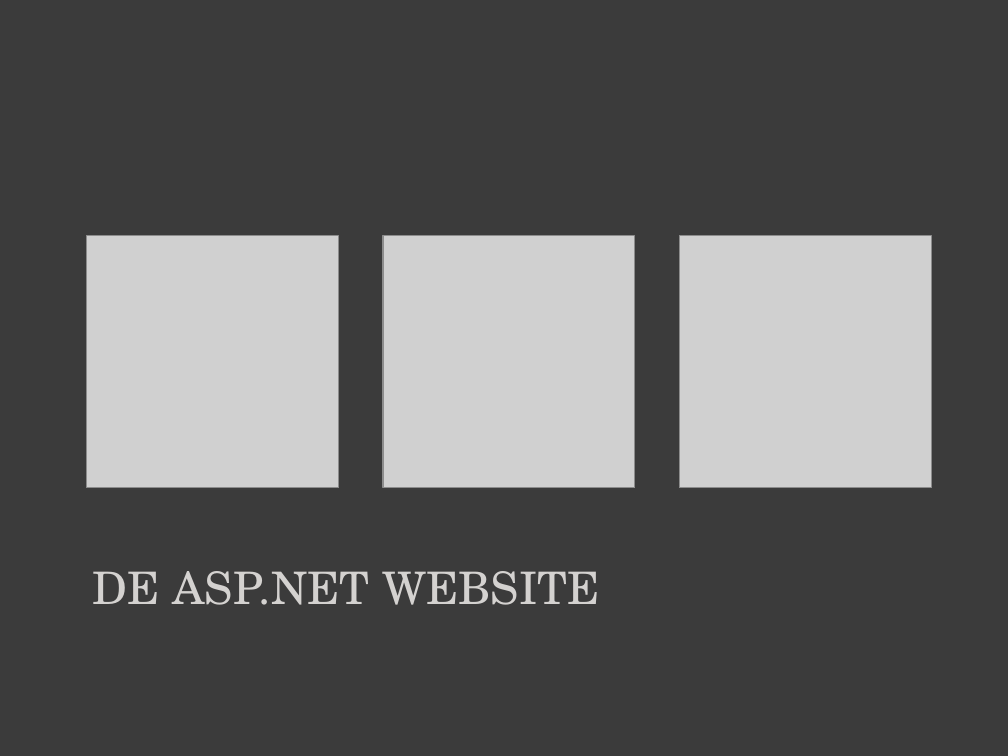
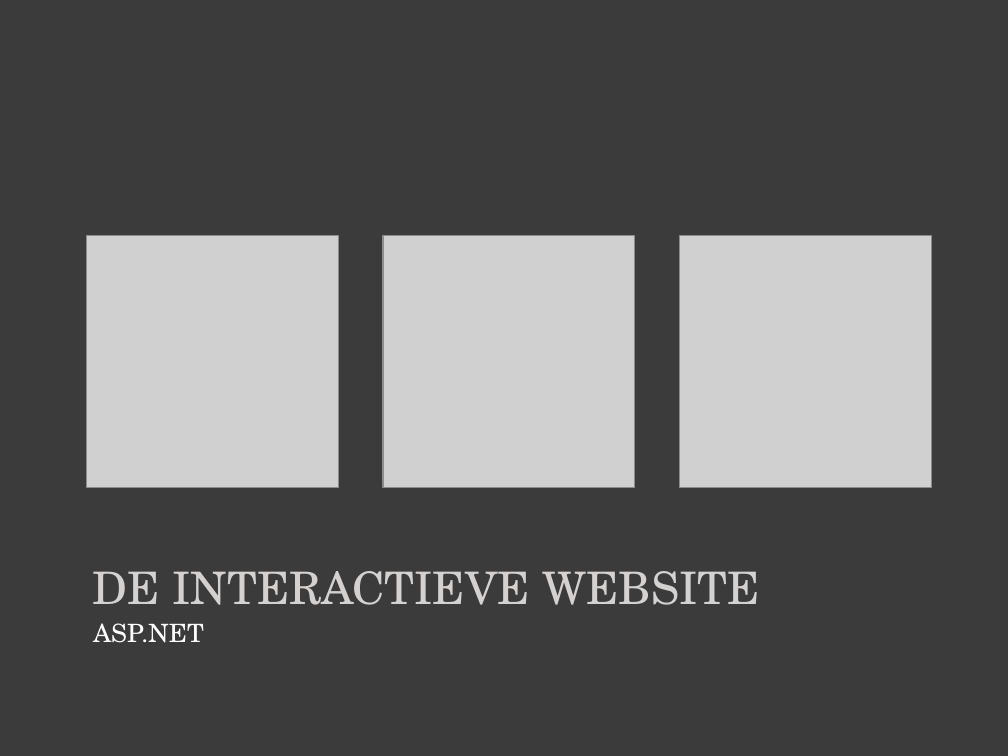
Before and after one commit to maleadt/stockplay, a slide deck: slide 4 of demo/Presentatie.pptx. Drawn at 1008x756 pixels with LibreOffice and Linux fonts; fonts in the diff are those of the drawing; grey boxes stand for pictures. Boxes give left, top, right and bottom in pixels: in the first picture for what was removed or moved away, otherwise in the second. Text is boxed around its words. In the diff, an @@ line names an element or a change of style, - is before the commit and + after.

```diff
--- a/demo/Presentatie.pptx
+++ b/demo/Presentatie.pptx
@@ title at [93,571,759,605]: text changed @@
-DE ASP.NET WEBSITE
+DE INTERACTIEVE WEBSITE
@@ text added at [93,623,204,643], 18 pt, text #FFFFFF @@
+ASP.NET
```
Also in this commit, not shown: 2 other slides changed, 9 slides added, 17 other files.
